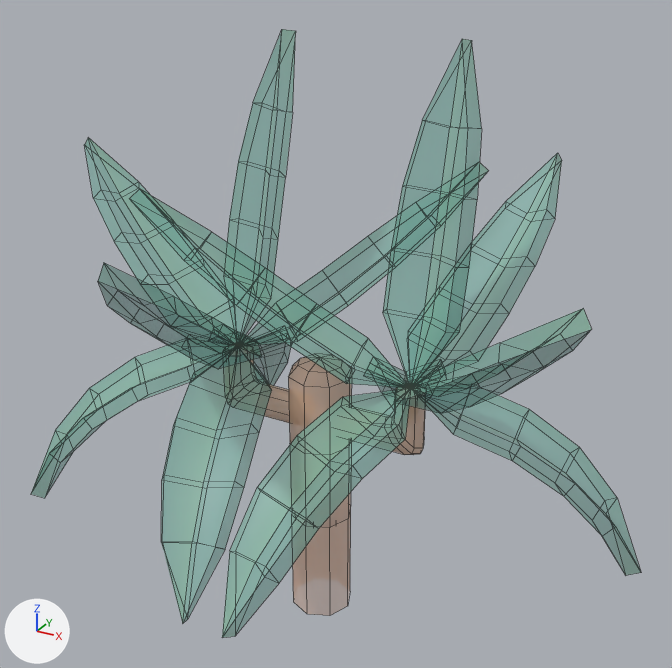
The FBX model Assets/Models/Tiny Treats plants/yucca_branch_medium_A.fbx, before and after one commit.
One viewpoint serves both versions: a camera (50 mm lens) standing at (0.746, -1.299, 1.179) and looking at (0.011, 0.038, 0.511). Lighting does not change. The marker at lower left points along +X, +Y and +Z. Mesh edges are drawn as thin lines. Objects named as collision shapes, trigger or cutter boxes, shadow casters or lower levels of detail are left out. Where no turn or scale is listed for an object, it has been applied to the vertices.

The first picture shows 'yucca_branch_medium_A'.
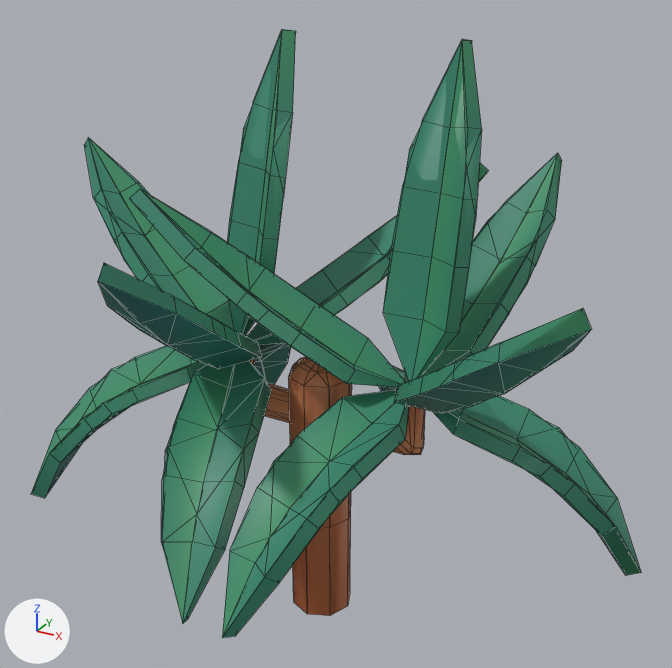
Scene script edits in JSON lines:
```json
{"op": "set", "path": "img_tiny_treats_texture_1_png", "old": "load_image('tiny_treats_texture_1.png', 'tiny_treats_texture_1.png', 1024, 1024, 'Non-Color')", "new": "load_image('tiny_treats_texture_1.png', 'tiny_treats_texture_1.png', 1024, 1024, 'sRGB')"}
{"op": "remove", "block": "mat_tiny_treats_1", "code": "n3 = _N.new('ShaderNodeTexImage'); n3.name = 'Image Texture.001'"}
{"op": "remove", "block": "mat_tiny_treats_1", "code": "n3.image = img_tiny_treats_texture_1_png"}
{"block": "mat_tiny_treats_1", "where": "n0 = _N.new('ShaderNodeBsdfPrincipled'); n0.name = 'Principled BSDF'"}
{"op": "remove", "block": "mat_tiny_treats_1", "code": "_L.new(n3.outputs[0], n0.inputs[4])  # 'Color' to 'Alpha'"}
{"block": "mat_tiny_treats_1", "where": "n2 = _N.new('ShaderNodeTexImage'); n2.name = 'Image Texture'"}
{"op": "add", "block": "mat_tiny_treats_1", "code": "_L.new(n2.outputs[1], n0.inputs[4])  # 'Alpha' to 'Alpha'"}
{"op": "add", "block": "me_yucca_branch_medium_a_001", "code": ["me_yucca_branch_medium_a_001 = bpy.data.meshes.new('yucca_branch_medium_A.001')", "me_yucca_branch_medium_a_001.from_pydata(...)  # 301 vertices, 404 faces; spans x -0.636..0.579, y -0.467..0.473, z -0.05..1.016", "me_yucca_branch_medium_a_001.materials.append(mat_tiny_treats_1)  # picture img_tiny_treats_texture_1_png"]}
{"op": "add", "block": "ob_yucca_branch_medium_a_lod1", "code": ["ob_yucca_branch_medium_a_lod1 = bpy.data.objects.new('yucca_branch_medium_A_LOD1', me_yucca_branch_medium_a_001)", "ob_yucca_branch_medium_a_lod1.location = (0.0, 0.0, 0.0)"]}
```

Changed parts and their boxes (x1, y1, x2, y2) in the pictures (672 x 668 px):
```json
{"object": "yucca_branch_medium_A", "change": "surface changed", "before": [31, 29, 641, 637], "after": [31, 29, 641, 637]}
{"object": "yucca_branch_medium_A_LOD1", "change": "added", "after": [31, 63, 641, 638], "on screen": "green"}
```
